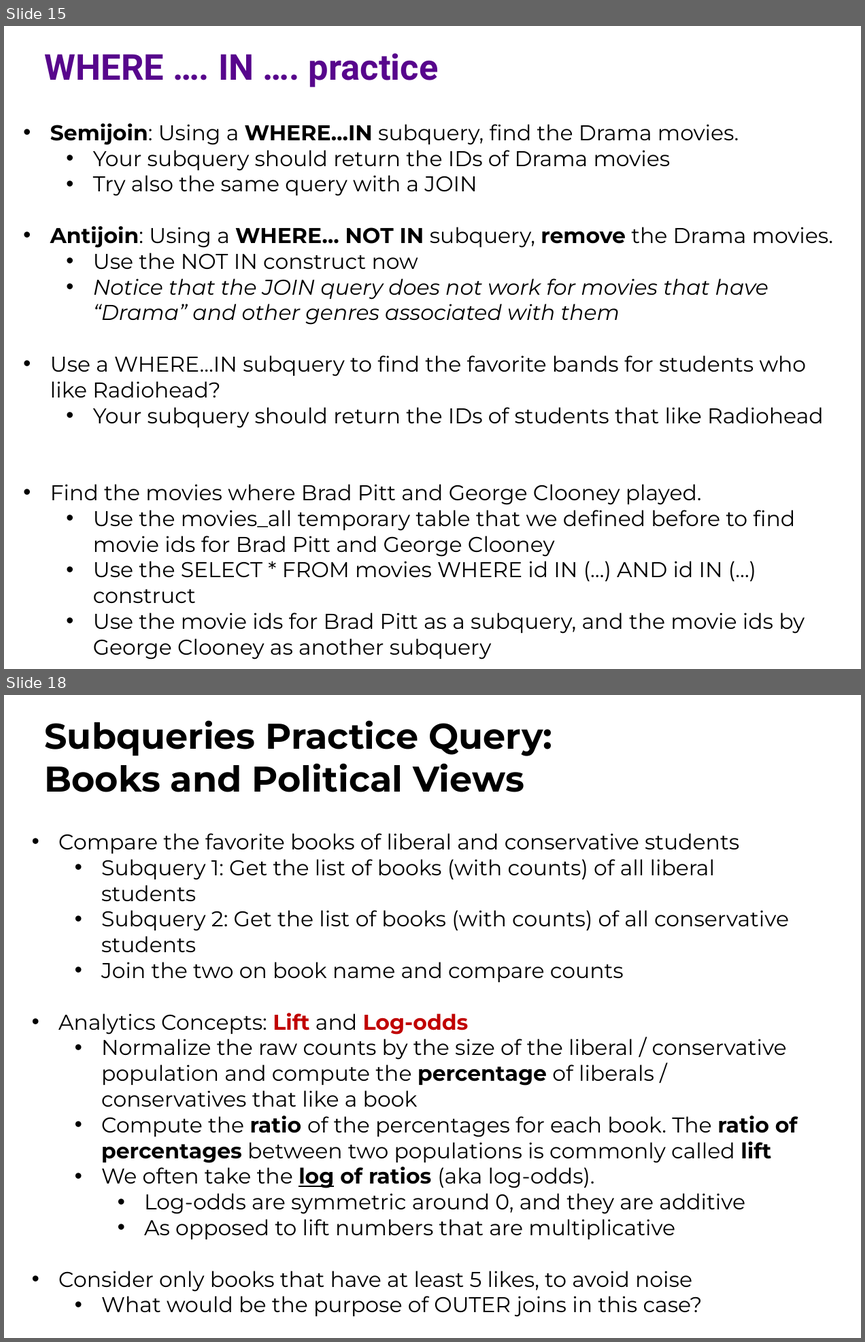
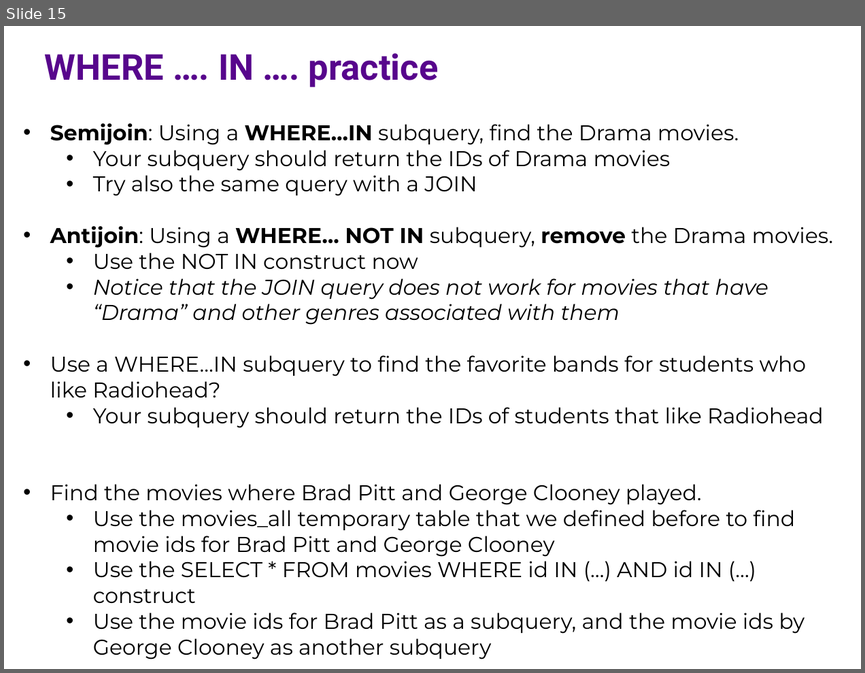
Before and after one commit to ipeirotis/introduction-to-databases, a slide deck: session6/F-SQL_Subqueries.pptx. Shown one above the other, each under a label of ours: slides 15 and 18 before the commit, slide 15 after it; the slides between them are not shown. The pictures are 865x1342 and 865x673 pixels, drawn with LibreOffice and Linux fonts; fonts in the diff are those of the drawing. Boxes give left, top, right and bottom in pixels: in the first picture for what was removed or moved away, otherwise in the second. Text is boxed around its words. In the diff, an @@ line names an element or a change of style, - is before the commit and + after.

```diff
--- a/session6/F-SQL_Subqueries.pptx
+++ b/session6/F-SQL_Subqueries.pptx
@@ slide 18 removed at <box>4,695,861,1338</box>, background #FFFFFF @@
@@ text removed at <box>44,720,552,792</box> @@
-Subqueries Practice Query:
-Books and Political Views
@@ text removed at <box>58,833,798,1317</box> @@
-• Compare the favorite books of liberal and conservative students
-  • Subquery 1: Get the list of books (with counts) of all liberal students
-  • Subquery 2: Get the list of books (with counts) of all conservative students
-  • Join the two on book name and compare counts
-• Analytics Concepts: Lift and Log-odds
-  • Normalize the raw counts by the size of the liberal / conservative population and compute the percentage of liberals / conservatives that like a book
-  • Compute the ratio of the percentages for each book. The ratio of percentages between two populations is commonly called lift
-  • We often take the log of ratios (aka log-odds).
-    • Log-odds are symmetric around 0, and they are additive
-    • As opposed to lift numbers that are multiplicative
-• Consider only books that have at least 5 likes, to avoid noise
-  • What would be the purpose of OUTER joins in this case?
```
Also in this commit, not shown: 11 slides changed, 5 slides added, 1 other slide removed.
